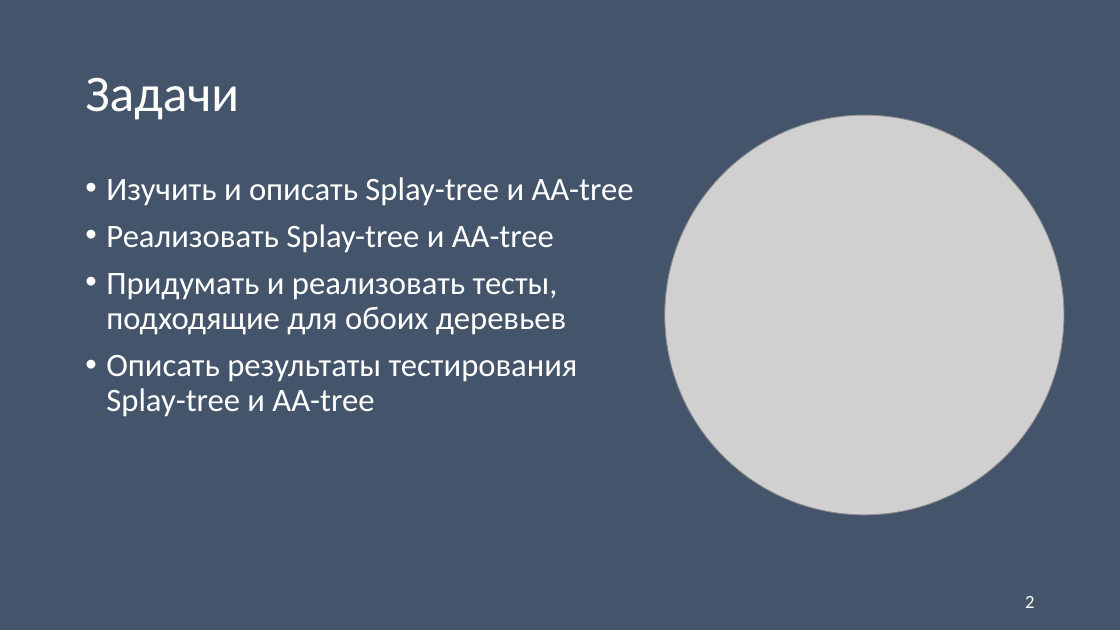
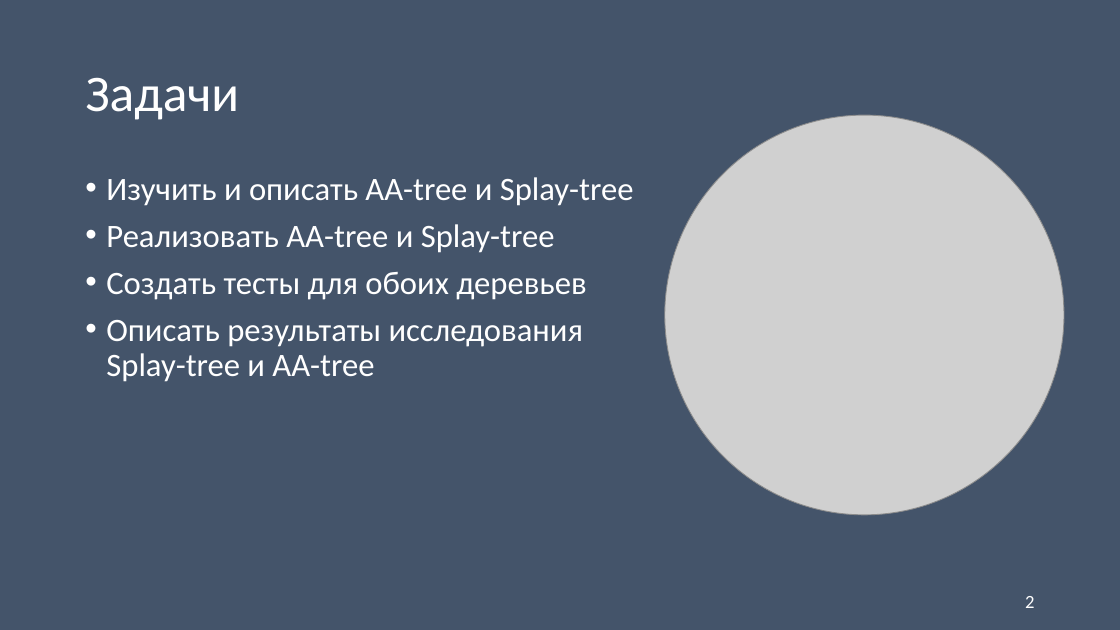
Before and after one commit to Koshkaallmaznaya/algorithms-AA-tree-Splay-tree, a slide deck: slide 2 of Документы/Б9121-09.03.03пикд_Панкратова_презентация.pptx. Drawn at 1120x630 pixels with LibreOffice and Linux fonts; fonts in the diff are those of the drawing; grey boxes stand for pictures. Boxes give left, top, right and bottom in pixels: in the first picture for what was removed or moved away, otherwise in the second. Text is boxed around its words. In the diff, an @@ line names an element or a change of style, - is before the commit and + after.

```diff
--- a/Документы/Б9121-09.03.03пикд_Панкратова_презентация.pptx
+++ b/Документы/Б9121-09.03.03пикд_Панкратова_презентация.pptx
@@ text at (106, 177, 634, 382): text changed @@
-• Изучить и описать Splay-tree и AA-tree
-• Реализовать Splay-tree и AA-tree
-• Придумать и реализовать тесты, подходящие для обоих деревьев
-• Описать результаты тестирования Splay-tree и AA-tree
+• Изучить и описать AA-tree и Splay-tree
+• Реализовать AA-tree и Splay-tree
+• Создать тесты для обоих деревьев
+• Описать результаты исследования Splay-tree и AA-tree
```
Also in this commit, not shown: 9 other slides changed, 4 slides added, 2 slides removed, 4 other files.
